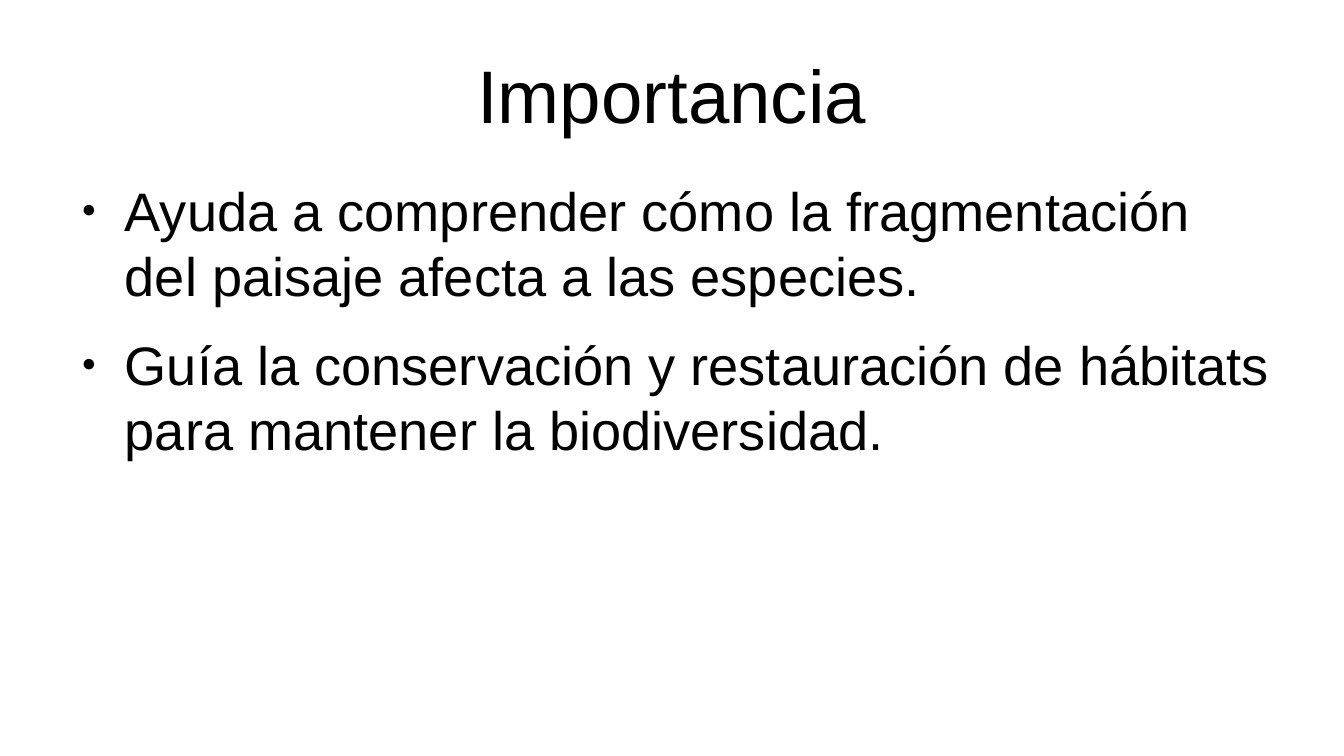
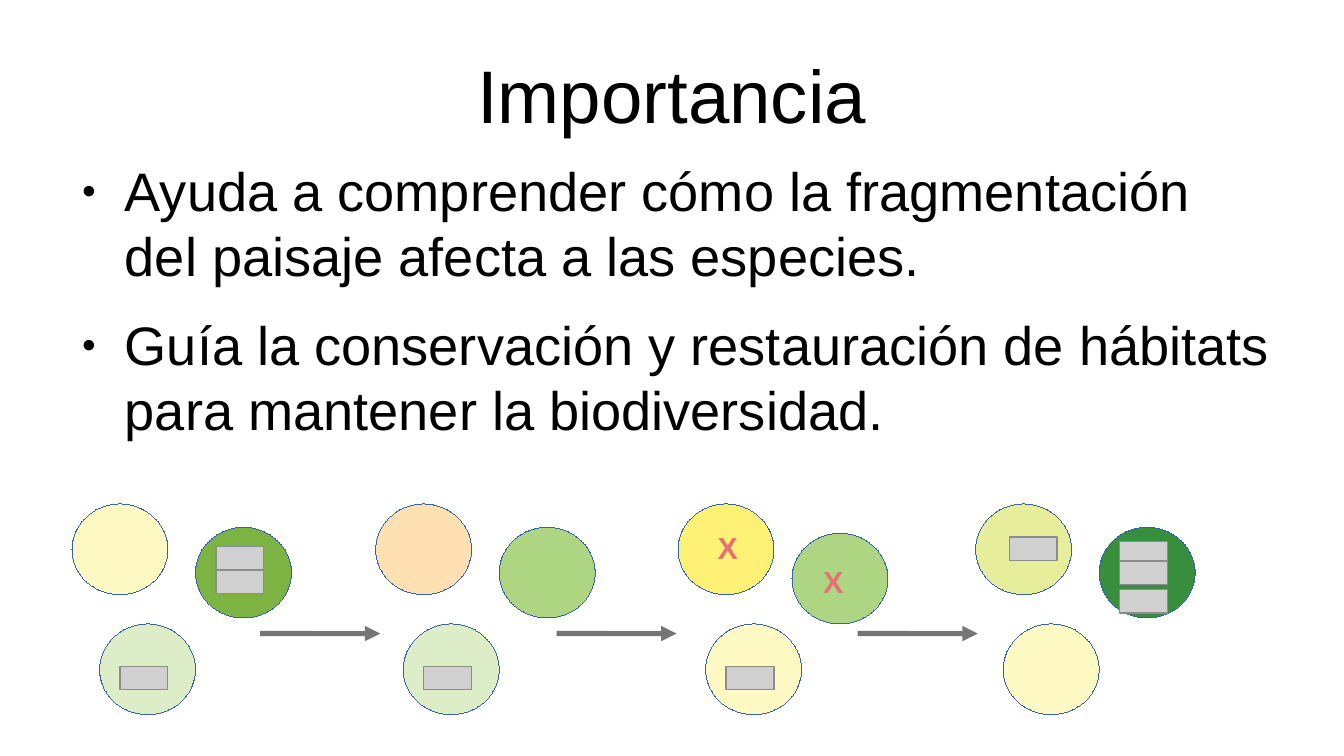
Before and after one commit to gerardommc/Ecologia-Teorica, a slide deck: slide 9 of Metapoblaciones.odp. Drawn at 1344x756 pixels with LibreOffice and Linux fonts; fonts in the diff are those of the drawing; grey boxes stand for pictures. Boxes give left, top, right and bottom in pixels: in the first picture for what was removed or moved away, otherwise in the second. Text is boxed around its words. In the diff, an @@ line names an element or a change of style, - is before the commit and + after.

```diff
--- a/Metapoblaciones.odp
+++ b/Metapoblaciones.odp
@@ text "Ayuda a comprender cómo la ...": place and size @@
-text "Ayuda a comprender cómo la ..." at (125, 191, 1269, 459)
+text "Ayuda a comprender cómo la ..." at (125, 171, 1269, 440)
@@ ellipse added at (72, 504, 168, 594), fill #FFF9C4, outline #3465A4 0 pt @@
@@ ellipse added at (376, 504, 472, 594), fill #FFE0B2, outline #3465A4 0 pt @@
@@ ellipse added at (678, 504, 774, 594), fill #FFF176, outline #3465A4 0 pt @@
@@ ellipse added at (976, 504, 1072, 594), fill #E6EE9C, outline #3465A4 0 pt @@
@@ ellipse added at (195, 528, 291, 618), fill #7CB342, outline #3465A4 0 pt @@
@@ ellipse added at (499, 528, 595, 618), fill #AED581, outline #3465A4 0 pt @@
@@ text added at (718, 538, 738, 559), 18 pt, text #E57373, bold @@
+X
@@ ellipse added at (793, 533, 889, 623), fill #AED581, outline #3465A4 0 pt @@
@@ picture added at (1010, 538, 1057, 561) @@
@@ ellipse added at (1100, 528, 1196, 618), fill #388E3C, outline #3465A4 0 pt @@
@@ picture added at (216, 546, 263, 570) @@
@@ picture added at (1120, 542, 1167, 565) @@
@@ picture added at (1120, 561, 1167, 584) @@
@@ picture added at (216, 571, 263, 594) @@
@@ text added at (823, 572, 843, 593), 18 pt, text #E57373, bold @@
+X
@@ picture added at (1120, 590, 1167, 613) @@
@@ ellipse added at (100, 624, 196, 715), fill #DCEDC8, outline #3465A4 0 pt @@
@@ ellipse added at (404, 624, 500, 715), fill #DCEDC8, outline #3465A4 0 pt @@
@@ ellipse added at (706, 624, 802, 715), fill #FFF9C4, outline #3465A4 0 pt @@
@@ ellipse added at (1004, 624, 1100, 715), fill #FFF9C4, outline #3465A4 0 pt @@
@@ arrow added from (260, 634) to (381, 634), #757575 3 pt @@
@@ arrow added from (556, 634) to (677, 634), #757575 3 pt @@
@@ arrow added from (859, 634) to (978, 634), #757575 3 pt @@
@@ picture added at (120, 667, 167, 690) @@
@@ picture added at (423, 667, 471, 690) @@
@@ picture added at (727, 667, 774, 690) @@
```
Also in this commit, not shown: 9 other slides changed, 20 other files.
